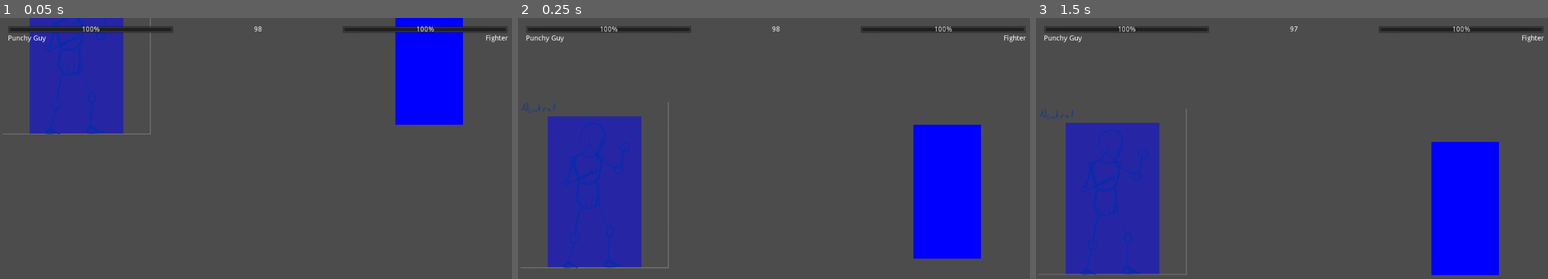
Above: before the commit, frames 1-3 (left to right).
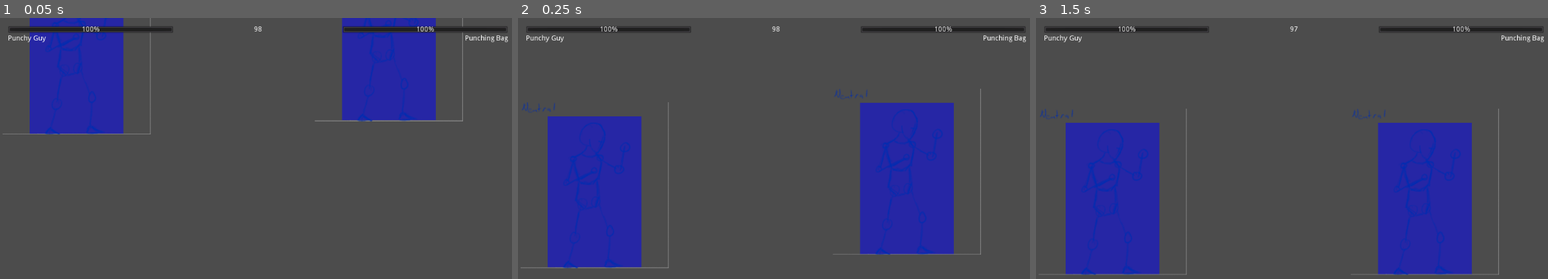
Above: after the commit, the same moments.

Repository: PistolRcks/flfa-project
Game: Godot game, scene res://level/basic_arena/TestingArena.tscn
Same seed, same stepped clock (60 frames per second), same inputs: the game is played once before the commit and once after it.
Inputs:
- Up to frame 1 (0.05 s): no input
- Up to frame 2 (0.25 s): no input
- Up to frame 3 (1.5 s): tap Enter at 1.25 s

The runs differ from the first frame. In frame 1, 9.2% of the frame differs, in the area x 61-100%, y 0-41%; in frame 2, 14%, in the area x 61-100%, y 6-93%; in frame 3, 14%.

Commit message:
Make inactive while in hitstun, also play animations

Diff:
--- a/entity/Entity.gd
+++ b/entity/Entity.gd
@@ -20,6 +20,9 @@
 											# (i.e., holding back; not in blockstun)
 var inactionable = false					# Whether or not the entity can perform any actions
 											# (usually while in hit/blockstun)
+var crouching = false						# Whether or not the entity is crouching
+var in_air = false							# Whether or not the entity is in the air
+var dead = false							# Whether the character is dead or not
 
 ## Animation ##
 onready var animation_tree = $AnimationTree
@@ -52,12 +55,30 @@
 	# Apply gravity while not on floor (and we're not moving faster than gravity)
 	if not is_on_floor() and velocity.y < GRAVITY:
 		momentum += Vector2(0, GRAVITY)
-
+		in_air = true
+	else:
+		in_air = false
+
+	# Run stun timer down
 	if stun_timer > 0:
 		stun_timer -= delta
 		inactionable = true
 	else:
+		# Move to the state we should be in again
+		var playback = animation_tree["parameters/playback"]
+		if playback.get_current_node() in ["hitstun", "blockstun"]:
+			if in_air:
+				playback.travel("air")
+			elif crouching:
+				playback.travel("crouch")
+			else:	# Standing is neither in-air or crouching
+				playback.travel("stand")
 		inactionable = false
+
+	# Die if you have no health
+	if current_health <= 0:
+		dead = true
+		inactionable = true
 
 	velocity += momentum
 	# Apply momentum
@@ -156,8 +177,8 @@
 
 # Perform animations if combos are performed
 func _on_ComboController_combo_performed(combo, player):
-	# Only perform combos if one isn't already being performed
-	if not combo_being_performed:
+	# Only perform combos if one isn't already being performed (also if we can do stuff)
+	if not combo_being_performed and not inactionable:
 		# Get current state
 		var state = animation_tree["parameters/playback"].get_current_node()
 
@@ -171,14 +192,21 @@
 
 # Perform whenever we are hit
 func _on_hit(area, type, team, metadata):
-	# Make sure this is an enemy hitbox
-	if team != player_number and type == "HIT":
+	# Make sure this is an enemy hitbox (also you can't receive damage if you're dead)
+	if team != player_number and type == "HIT" and not dead:
 		if blocking:	# Recieve chip damage and blockstun on-block, but not knockback
 			stun_timer = metadata["blockstun"]
 			# You cannot be killed by chip damage
 			current_health = max(current_health - metadata["chip"], 0.1)
+			# Move to blockstun node
+			animation_tree["parameters/playback"].travel("blockstun")
 		else:			# Receive full damage and hitstun on-hit *and* knockback
 			stun_timer = metadata["hitstun"]
 			current_health -= metadata["damage"]
 			apply_knockback(metadata["knockback"])
+			# Move to hitstun node
+			animation_tree["parameters/playback"].travel("hitstun")
 			print("Received damage!")
+
+		# Reflect changes in the UI
+		get_tree().call_group("combat_ui", "update_health", player_number, current_health)
--- a/entity/PlayerEntity.gd
+++ b/entity/PlayerEntity.gd
@@ -10,8 +10,8 @@
 	var left = Input.is_action_pressed("p" + str(player_number) + "_left")
 	var right = Input.is_action_pressed("p" + str(player_number) + "_right")
 
-	# Process input
-	if not combo_being_performed:
+	# Process input (but only while actionable)
+	if not combo_being_performed and not inactionable:
 		# X Movement
 		if left and right:
 			velocity.x = 0
--- a/level/basic_arena/TestingArena.tscn
+++ b/level/basic_arena/TestingArena.tscn
@@ -1,8 +1,7 @@
-[gd_scene load_steps=7 format=2]
+[gd_scene load_steps=6 format=2]
 
 [ext_resource path="res://entity/fighters/punchy_guy/PunchyGuy.tscn" type="PackedScene" id=1]
 [ext_resource path="res://ui/CombatUI.tscn" type="PackedScene" id=2]
-[ext_resource path="res://entity/Entity.tscn" type="PackedScene" id=3]
 
 [sub_resource type="RectangleShape2D" id=1]
 extents = Vector2( 256, 10 )
@@ -47,6 +46,7 @@
 [node name="PunchyGuy" parent="." instance=ExtResource( 1 )]
 position = Vector2( -54, -52 )
 
-[node name="Entity" parent="." instance=ExtResource( 3 )]
-position = Vector2( 51, -55 )
+[node name="PunchingBag" parent="." instance=ExtResource( 1 )]
+position = Vector2( 39, -56 )
 player_number = 2
+full_name = "Punching Bag"
